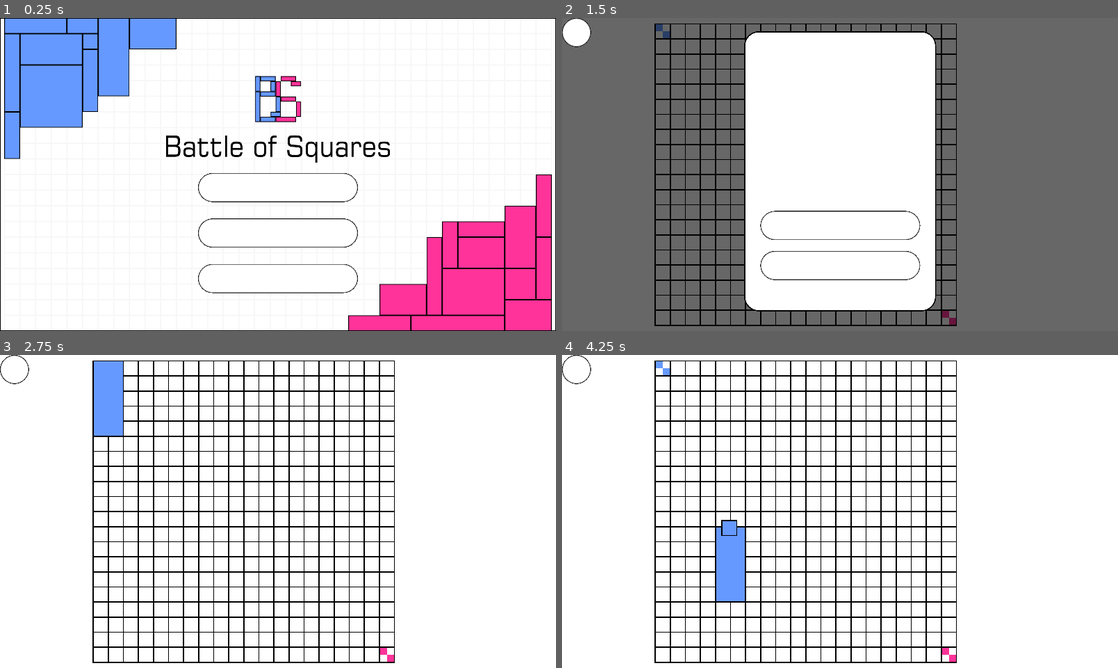
Above: before the commit, frames 1-4 (two rows, left to right).
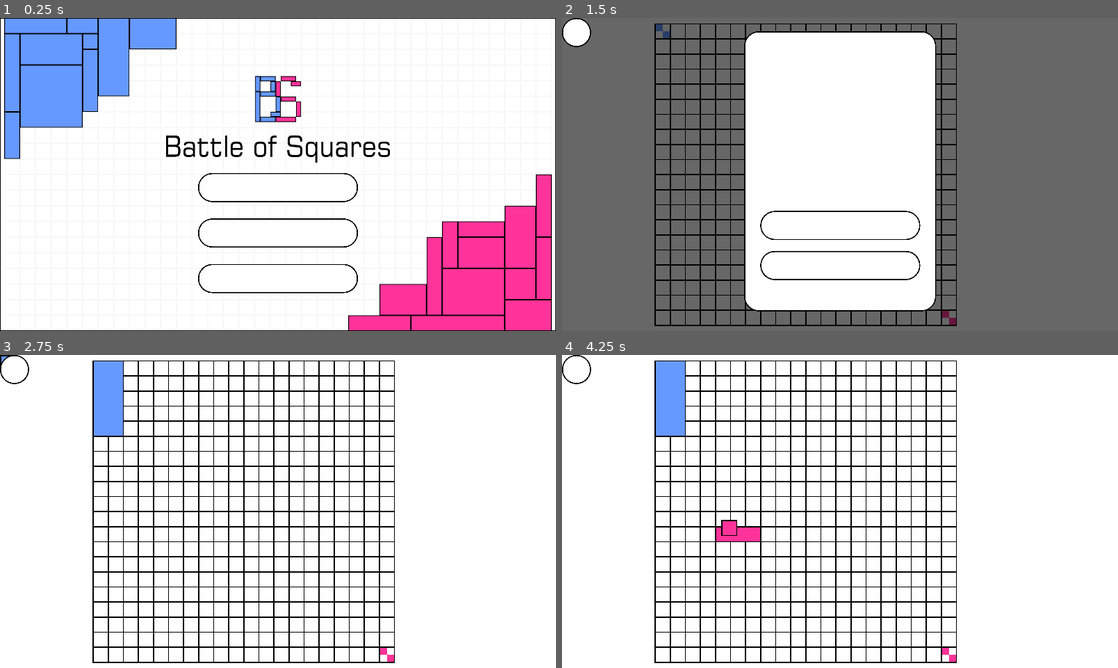
Above: after the commit, the same moments.

Repository: NLLK/BattleOfSquaresGodot
Game: Godot game, scene res://Scenes/startMenuScene.tscn
The game is run twice, just before and just after one commit, with the same random seed, the same clock (stepped at 60 frames per second) and the same inputs.
Inputs (mouse positions are in pixels of both pictures, inside the frame that each line leads up to):
- Up to frame 1 (0.25 s): no input
- Up to frame 2 (1.5 s): click "Start game" at 0.5 s; click "| |" at 1.25 s
- Up to frame 3 (2.75 s): click "Start game" at 2 s
- Up to frame 4 (4.25 s): tap Enter at 2.75 s; move the mouse to (962, 495) at 2.77 s; hold D 2.78-3.53 s; click (962, 495) at 2.92 s; tap Space at 3.5 s; move the mouse to (728, 527) at 3.52 s; click (728, 527) at 3.67 s

The runs differ from the first frame. In frame 1, 0.7% of the frame differs, in the area x 35-65%, y 49-88%; in frame 2, 0.5%; in frame 3, less than 0.1%; in frame 4, 2.6%, in the area x 0-36%, y 0-79%.

Commit message:
fixed truble with buttons

Diff:
--- a/Scripts/Game/gameMain_script.gd
+++ b/Scripts/Game/gameMain_script.gd
@@ -1,21 +1,20 @@
 extends Node
 
-const COLOR_TEAM_ONE = Color("6699ff")
-const COLOR_TEAM_TWO = Color("ff3399")
-const COLOR_ERROR = Color("ff0000")
+export(Color) var COLOR_TEAM_ONE = Color("6699ff")
+export(Color) var COLOR_TEAM_TWO = Color("ff3399")
+export(Color) var COLOR_ERROR = Color("ff0000")
 const COLOR_CLEAR = Color("ffffff")
-const FIELD_BORDERS = Vector2(1360,1058)
-const FIELD_START_POINT = Vector2(320,18)
-
-const BEFORE_END_SECONDS = 3
-
-const PRINT_COLLIDERS_INFO = false
+export(Vector2) var FIELD_BORDERS = Vector2(1360,1058)
+export(Vector2) var FIELD_START_POINT = Vector2(320,18)
+
+export(int) var BEFORE_END_SECONDS = 3
+
+export(bool) var  PRINT_COLLIDERS_INFO = false
 
 enum GameStages {MENU, START, GENERATING, TESTING, TESTED, DICE_ANIMATION, PLACING, END, PAUSE, END_MENU}
 
 var gameStage = GameStages.MENU
 
-var hideCursorSquare = true #TODO: rudiment. Need to remove
 var cursorSquare #square for cursor
 var currentSquareToPlace #that square that player control rn and want to place
 var whoPlays = 0 #defines the team who plays
@@ -40,7 +39,7 @@
 
 func _ready():
 	print("GameStage = ", gameStage)
-
+	$endMenu.modulate = Color("00ffffff")
 	gridSystem.grid = init_array(gridSystem.grid, 0)
 	init_array(debuggingGrid, 0)
 	randomize()
@@ -67,7 +66,6 @@
 	cursorSquare = $SquareCursor
 	cursorSquare.modulate = get_players_color(whoPlays)
 	#add_child(cursorSquare)
-	hideCursorSquare = false
 	cursorSquare.hide()
 	#TODO: сделать это действие по анимации рандома
 	generate_new_square()
@@ -128,7 +126,13 @@
 		if event.scancode == KEY_ESCAPE and event.pressed:
 			_on_pauseButton_button_up()
 func debugfunc():
-	$beforeEndTimer.start()
+
+	var square = currentSquareToPlace.get_node("Area2DSquare/square")
+
+	var width = (square.rect_size.x - 4)/(56 - 4)
+	var height = (square.rect_size.y - 4)/(56 - 4)
+
+	testingForEnd(width, height)
 	#showEndMenu()
 	pass
 func _on_left_button_click():
@@ -140,6 +144,7 @@
 			 place_squareToPlace()
 
 func beforeEndInit():
+
 	#$beforeEndLabel.show()
 	#$beforeEndLabel.text = BEFORE_END_SECONDS as String
 
@@ -147,7 +152,6 @@
 
 func showEndMenu():
 
-	hideCursorSquare = true
 	cursorSquare.hide()
 	Input.set_mouse_mode(Input.MOUSE_MODE_VISIBLE)
 	change_team()
@@ -215,43 +219,37 @@
 	var pos_x = stepify(position.x-FIELD_START_POINT.x, 52)/52
 	var pos_y = stepify(position.y-FIELD_START_POINT.y, 52)/52
 
-	if (pos_x < 0 or pos_y < 0 or pos_x > 20-width or pos_y > 19-height):
+	if (pos_x < 0 or pos_y < 0 or pos_x > 19 or pos_y > 19):
 		isOutsideOfField = true
-
-	if isOutsideOfField:
-		hideCursorSquare = true
 		cursorSquare.hide()
 		Input.set_mouse_mode(Input.MOUSE_MODE_VISIBLE)
 		pass
 	else:
-		hideCursorSquare = false
-
-	if gameStage != GameStages.PAUSE and not isOutsideOfField:
-		if hideCursorSquare == false:
-			cursorSquare.show()
-			Input.set_mouse_mode(Input.MOUSE_MODE_HIDDEN)
-			cursorSquare.rect_position = position + Vector2(52/2, 52/2)
-
-			var x_pos = stepify(position.x-FIELD_START_POINT.x, 52)+FIELD_START_POINT.x
-			var y_pos = stepify(position.y+FIELD_START_POINT.y, 52)+FIELD_START_POINT.y
-			var currentSquarePos = Vector2(x_pos, y_pos)
-
-			currentSquareToPlace.rect_position = currentSquarePos + rotationFixVector
-		else:
-			cursorSquare.hide()
-		if gameStage == GameStages.END:
-			#$beforeEndLabel.rect_position = position + Vector2(52/2+8, 52/2)
-			pass
+		isOutsideOfField = false
+		cursorSquare.rect_position = position + Vector2(52/2, 52/2)
+		cursorSquare.show()
+		Input.set_mouse_mode(Input.MOUSE_MODE_HIDDEN)
+
+	if not (pos_x < 0 or pos_y < 0 or pos_x > 20-width or pos_y > 19-height):
+		if gameStage != GameStages.PAUSE and not isOutsideOfField:
+			if cursorSquare.visible == true:
+				var x_pos = stepify(position.x-FIELD_START_POINT.x, 52)+FIELD_START_POINT.x
+				var y_pos = stepify(position.y+FIELD_START_POINT.y, 52)+FIELD_START_POINT.y
+				var currentSquarePos = Vector2(x_pos, y_pos)
+
+				currentSquareToPlace.rect_position = currentSquarePos + rotationFixVector
+			else:
+				pass
 
 func start_dice_animation_orSmth():
 	if gameStage != GameStages.END:
 		gameStage = GameStages.DICE_ANIMATION
 		print("GameStage = ", gameStage)
-		hideCursorSquare = true
+		cursorSquare.hide()
 
 		pass #animation things
 
-		hideCursorSquare = false
+		cursorSquare.show()
 	else:
 		beforeEndInit()
 		pass #animation things
@@ -277,40 +275,23 @@
 
 	var square = currentSquareToPlace.get_node("Area2DSquare/square")
 
-	var size_x = square.rect_size.x
-	var size_y = square.rect_size.y
-
-	var pos_x: int
-	var pos_y: int
-	pos_x = (currentSquareToPlace.rect_position.x-FIELD_START_POINT.x)/52
-	pos_y = (currentSquareToPlace.rect_position.y-FIELD_START_POINT.y)/52
-
-	var width: int
-	var height: int
-
-	width = (size_x - 4)/(56 - 4)
-	height = (size_y - 4)/(56 - 4)
-
-	if currentSquareToPlace.rect_rotation as int != 0:
-		if rotationFixVector.x !=0 and rotationFixVector.y !=0:
-			pos_x -= width
-			pos_y -= height
-		elif rotationFixVector.x !=0:
-			pos_x -= height
-		elif rotationFixVector.y !=0:
-			pos_y -= width
-
-		match currentSquareToPlace.rect_rotation as int:
-			90,-90, 270, -270:
-				var temp = width
-				width = height
-				height = temp
-			_:
-				pass
+	var width = (square.rect_size.x - 4)/(56 - 4)
+	var height = (square.rect_size.y - 4)/(56 - 4)
+
+	var pos_x = (currentSquareToPlace.rect_position.x-FIELD_START_POINT.x-rotationFixVector.x)/52
+	var pos_y = (currentSquareToPlace.rect_position.y-FIELD_START_POINT.y-rotationFixVector.y)/52
+
+	if currentSquareToPlace.rect_rotation as int == 90:
+		var temp = width
+		width = height
+		height = temp
 
 	for y in range(pos_y, pos_y+height):
 		for x in range(pos_x, pos_x+width):
 			gridSystem.grid[y][x] = whoPlays+1
+
+#	for xy in gridSystem.grid:
+#		print(xy)
 
 	var squareObj = squareObject.new(Vector2(pos_x,pos_y), Vector2(pos_x+width-1,pos_y+height-1),whoPlays)
 	squareObjectList.append(squareObj)
@@ -337,24 +318,11 @@
 	var height = (size_y - 4)/(56 - 4)
 
 	var positionModification = Vector2(0,0)
-	if currentSquareToPlace.rect_rotation as int == 90:
-		positionModification = Vector2(height, 0)
-		pass
-
 	var rotation: int
 	rotation = square.rect_rotation
-	match rotation:
-		-270, 90:
-			#x-=4
-			rotationFixVector.x = 4
-		-180, 180:
-			#y-=4, x-=4
-			rotationFixVector = Vector2(4,4)
-		-90, 270:
-			#y-=4
-			rotationFixVector.y = 4
-		_:
-			rotationFixVector = Vector2(0,0)
+	if rotation == 90:
+		rotationFixVector.x = 4
+		positionModification = Vector2(height, 0)
 
 	rotationFixVector += positionModification*52
 	square.rect_position += rotationFixVector
@@ -746,7 +714,6 @@
 			pausePreviousGameStage = gameStage
 			gameStage = GameStages.PAUSE
 			print("GameStage = ", gameStage)
-			hideCursorSquare = true
 			cursorSquare.hide()
 			Input.set_mouse_mode(Input.MOUSE_MODE_VISIBLE)
 			$pauseMenu.visible = true
@@ -757,7 +724,6 @@
 	gameStage = pausePreviousGameStage
 	print("GameStage = ", gameStage)
 	$pauseMenu.hide()
-	hideCursorSquare = false
 	cursorSquare.show()
 	Input.set_mouse_mode(Input.MOUSE_MODE_HIDDEN)
 	pass # Replace with function body.
--- a/src/Styles/buttonNormal.tres
+++ b/src/Styles/buttonNormal.tres
@@ -7,8 +7,8 @@
 border_width_right = 4
 border_width_bottom = 4
 border_color = Color( 0, 0, 0, 1 )
-border_blend = true
-corner_radius_top_left = 50
-corner_radius_top_right = 50
-corner_radius_bottom_right = 50
-corner_radius_bottom_left = 50
+corner_radius_top_left = 49
+corner_radius_top_right = 49
+corner_radius_bottom_right = 49
+corner_radius_bottom_left = 49
+corner_detail = 10
